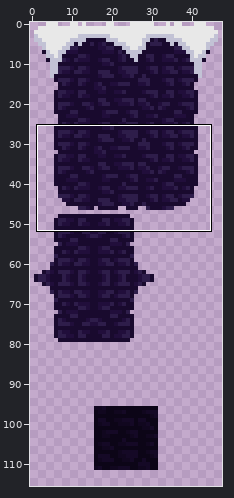
Sprite sheet -- res/tileset-engine-demo.png. The picture above shows the old version from afar; the outline marks the close-up.
Close-up. As it was:
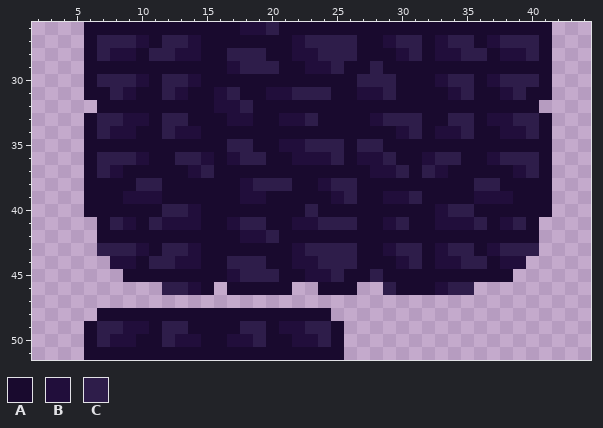
The file is 48x128 pixels. Shown: x 2..44, y 26..51. The wide view leaves out empty margins.
Palette (. is transparent): A #190a2e  B #210e3b  C #2e1d4a
Pixels before, first column x 6:
26 AAAAAAAAAAAABBCAAAAAAAAAAAAAAAAAAAAA
27 ACCCBACCBAAAAAAABCCCCAABCCABCCABCCCA
28 ACBBACCBBAACCCAABBCCCAAABCABBCCABBCA
29 AAAAAAAAAAABCCCAABBCAACAAAAAAAAAAAAA
30 ACCCBACCBAAAAAAAAAAAACCCAAABCCABCCCA
31 AACBAACBAABCAABBCCCAABBCAAAABCAABCAA
32 .AAAAAAAAABBCAAAAAAAAAAAAAAAAAAAAAA.
33 ACCBBACCAAABBAABBCAAAABCCCAACCABBCCA
34 ACBBAACBBAAAAAAAAAAAAAAABCABBCAABBCA
35 AAAAAAAAAAACCAABBCCCACCAAAAAAAAAAAAA
36 ACCCBAACCBABCCAABBBCABBCAABCCAABCCCA
37 ACBAAAAABCAAAAAAAAAAAABBCACBAAAAABCA
38 AAAACCAAAAAABCCCAABCCAAAAAAAAACCAAAA
39 AAABBBAAAAAABBAAAAABCAABBCAAAABBBAAA
40 AAAAAACCBAAAAAAAACAAAAAAAAABCCAAAAAA
41 .ACBACBBBAABCCAABBCCCAABCAABBBCABCA.
42 .AAAAAAAAAAABBCAAAAAAAAAAAAAAAAAAAA.
43 .CCCBACCBAAAAAAABCCCCAABCCABCCABCCC.
44 ..BBACCBBAACCCAABBCCCAAABCABBCCABB..
45 ...AAAAAAAABCCCAABBCAACAAAAAAAAAA...
46 ......CCBA.AAAAA..AAA..CAAABCC......
47 ....................................
48 .AAAAAAAAAAAAAAAAAA.................
49 ACCBBACCAAAACCABBCCA................
50 ACBBAACBBAABBCAABBCA................
51 AAAAAAAAAAAAAAAAAAAA................
After:
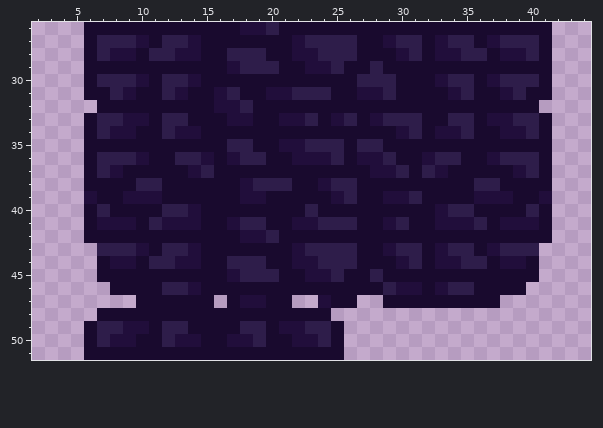
What changed:
y 33: x 25..26 AA -> BC
y 39: x 6 A -> B; x 41 A -> B
y 40: x 7 A -> C; x 40 A -> C
y 41: x 6..8 .AC -> ABB; x 39..41 CA. -> BBA
y 42: x 6 . -> A; x 41 . -> A
y 44: x 7 . -> A; x 40 . -> A
y 45: x 7..8 .. -> AA; x 39..40 .. -> AA
y 46: x 8..11 .... -> AAAA; x 16 . -> A; x 22..23 .. -> AA; x 27..28 .. -> AA; x 30..31 AA -> BB; x 36..39 .... -> AAAA
y 47: x 10..15 ...... -> AAAAAA; x 17..21 ..... -> ABBAA; x 24..26 ... -> BAA; x 29..37 ......... -> AAAAAAAAA
Where, in picture pixels (left, top, right, bottom), the same in both close-ups:
changed: (331, 113, 357, 126)
changed: (84, 191, 552, 308)
